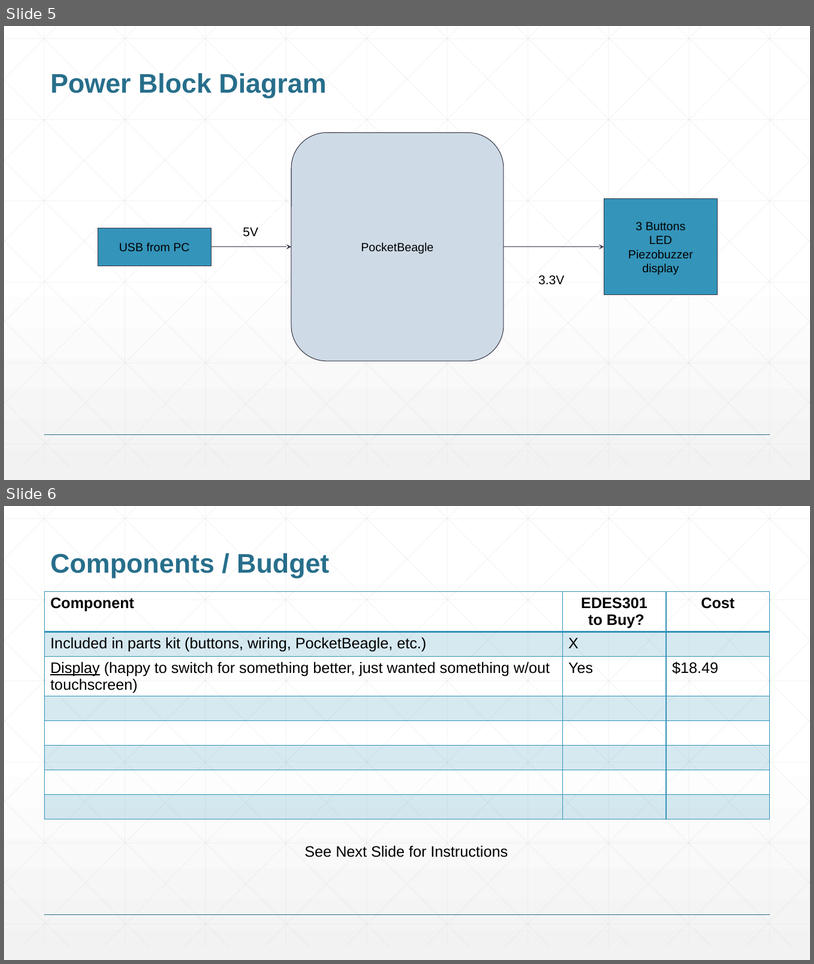
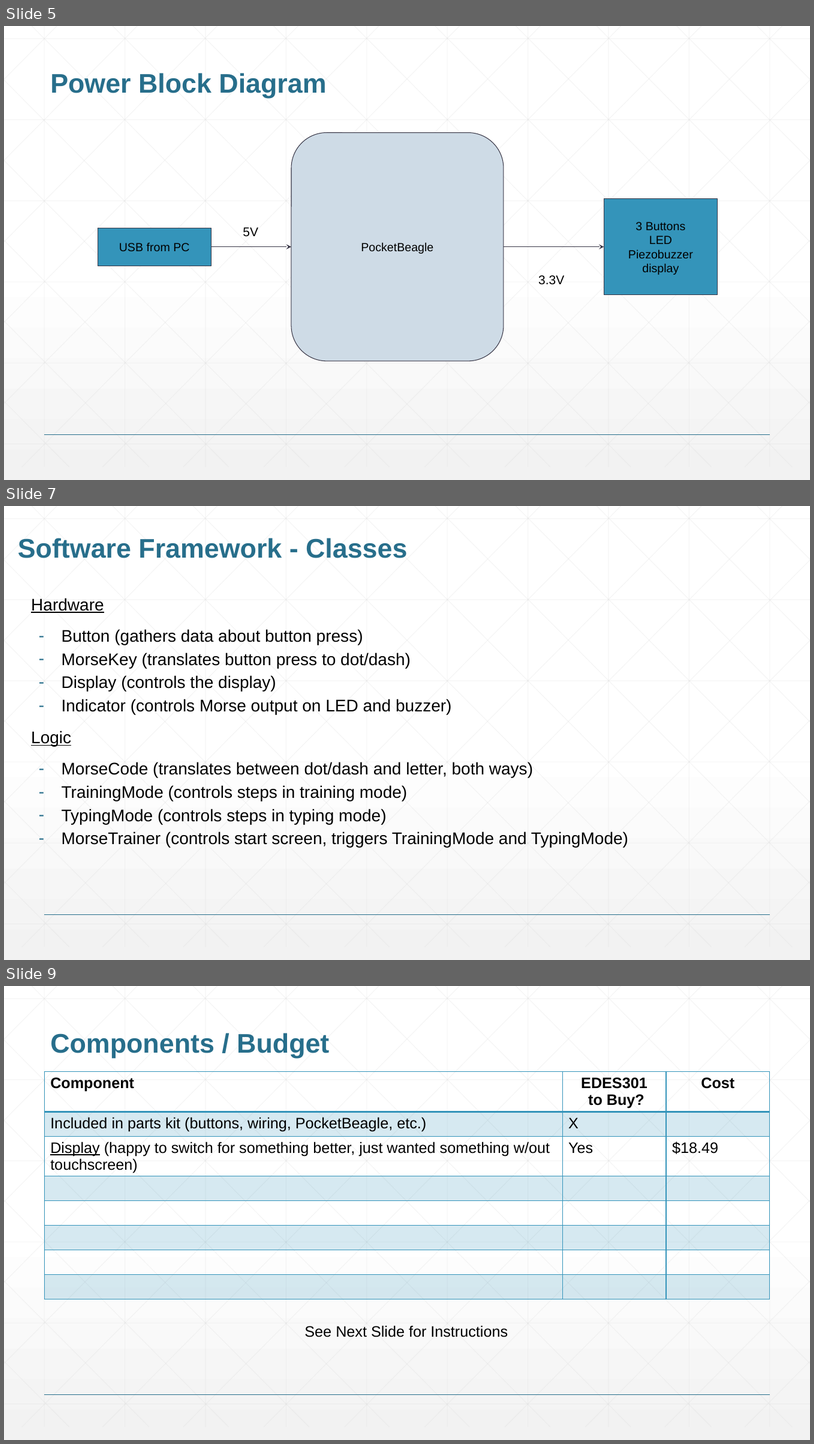
Before and after one commit to ashyel5/EDES301, a slide deck: project_01/docs/Yellen_EDES301_project_01_proposal.pptx. Shown one above the other, each under a label of ours: slides 5 and 6 before the commit, slides 5, 7 and 9 after it; the slides between them are not shown. The pictures are 814x964 and 814x1444 pixels, drawn with LibreOffice and Linux fonts; fonts in the diff are those of the drawing. Boxes give left, top, right and bottom in pixels: in the first picture for what was removed or moved away, otherwise in the second. Text is boxed around its words. In the diff, an @@ line names an element or a change of style, - is before the commit and + after.

```diff
--- a/project_01/docs/Yellen_EDES301_project_01_proposal.pptx
+++ b/project_01/docs/Yellen_EDES301_project_01_proposal.pptx
@@ slide 7 added at (x1=4, y1=506, x2=810, y2=960), background gradient #FFFFFF to #F2F2F2; not listed: 47 template elements that a slide beside it also shows @@
@@ title added at (x1=18, y1=538, x2=407, y2=558), 32 pt, text #276E8B, bold @@
+Software Framework - Classes
@@ text added at (x1=31, y1=598, x2=629, y2=847), 20 pt, text #000000 @@
+Hardware
+– Button (gathers data about button press)
+– MorseKey (translates button press to dot/dash)
+– Display (controls the display)
+– Indicator (controls Morse output on LED and buzzer)
+Logic
+– MorseCode (translates between dot/dash and letter, both ways)
+– TrainingMode (controls steps in training mode)
+– TypingMode (controls steps in typing mode)
+– MorseTrainer (controls start screen, triggers TrainingMode and TypingMode)
@@ what was slide 6 is now slide 9 @@
```
Also in this commit, not shown: 2 other slides added.
